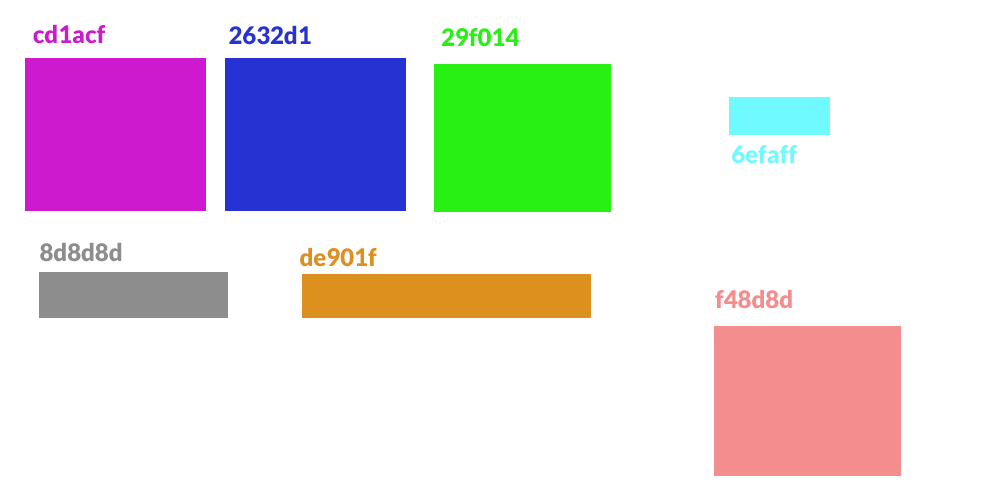
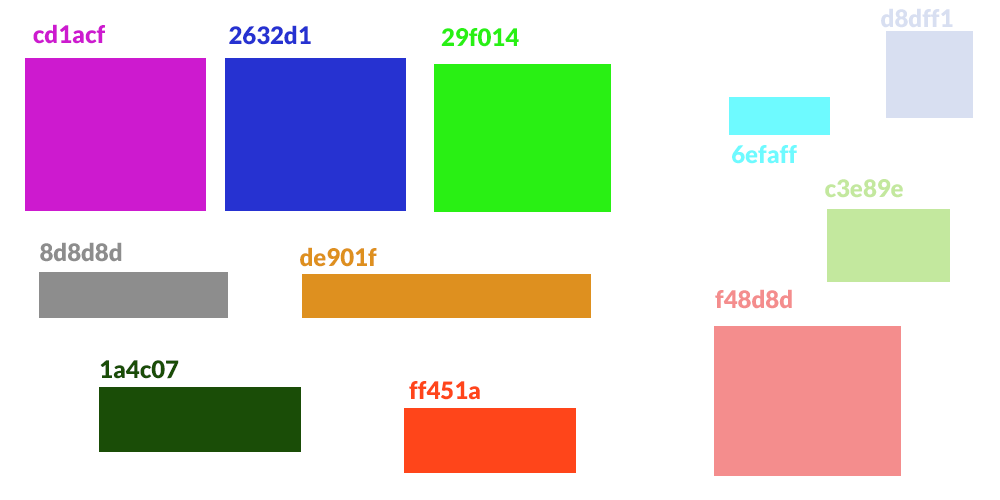
Revision of a layered 1000 × 500 image; what changed, layer by layer:
added layer "ff451a" above "1a4c07" over [409, 381, 480, 400]
added layer "1a4c07" above "c3e89e" over [100, 360, 179, 379]
added layer "c3e89e" above "f48d8d" over [825, 179, 903, 198]
added layer "d8dff1" above "6efaff" over [881, 8, 953, 28]
painted on "Layer 1" over [99, 31, 973, 473]
